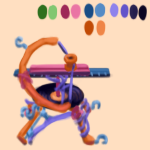
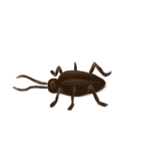
Layers edited between the first and the second 150x150 image:
hid "towerpalette" over [left=37, top=2, right=147, bottom=37]
added group "cockroach" with 4 layers above "towers" over [left=12, top=31, right=139, bottom=126]
added layer "cockroach left" in group "cockroach" over [left=12, top=61, right=112, bottom=111]
moved "crossbow" into group "towers" over [left=3, top=33, right=145, bottom=147]
hid "crossbobbinleft fire" over [left=26, top=40, right=92, bottom=105]
hid "crossbowleft" over [left=13, top=33, right=75, bottom=122]
hid "crossboltleft" over [left=12, top=67, right=114, bottom=79]
hid "Layer 1" over [left=0, top=0, right=150, bottom=150]
